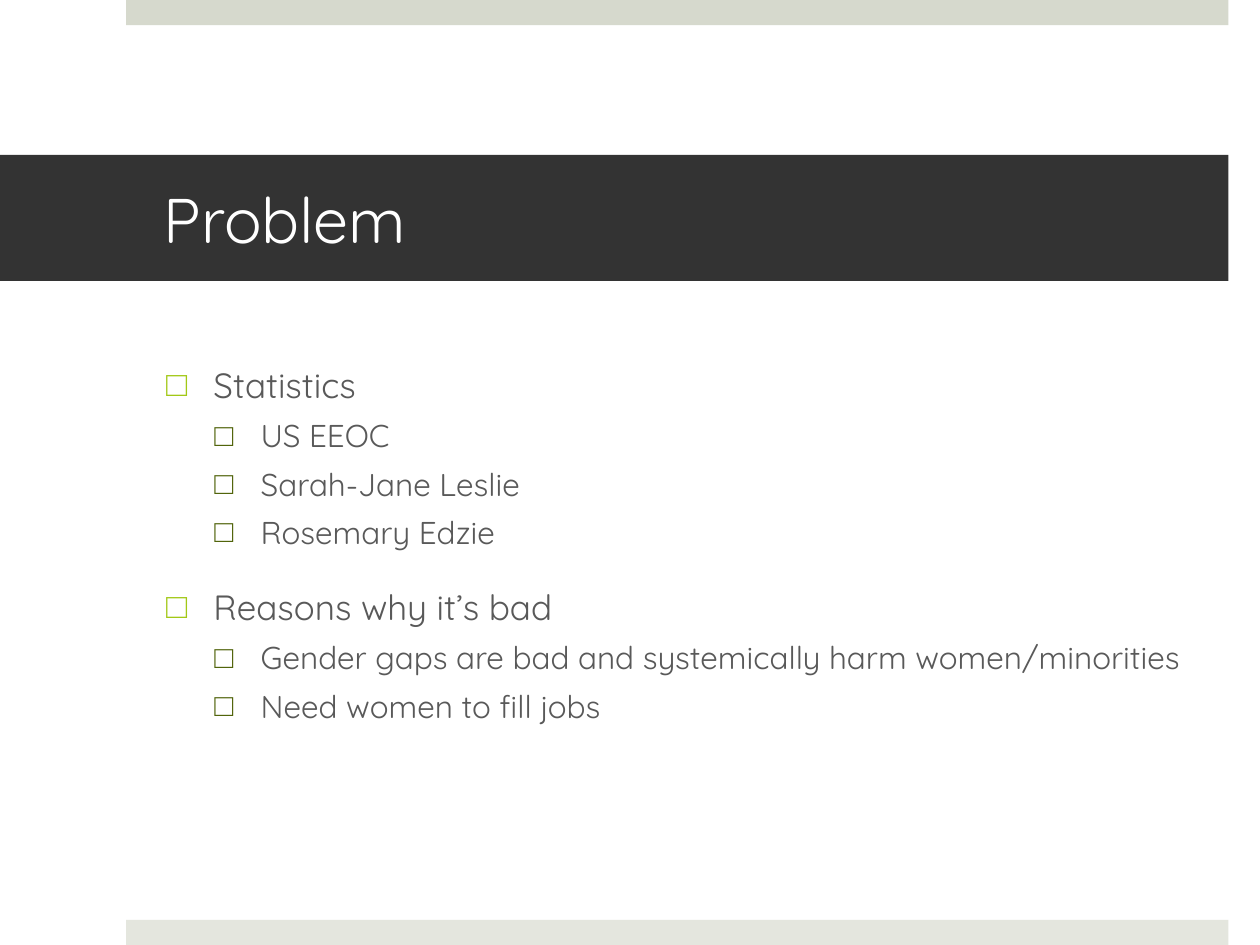
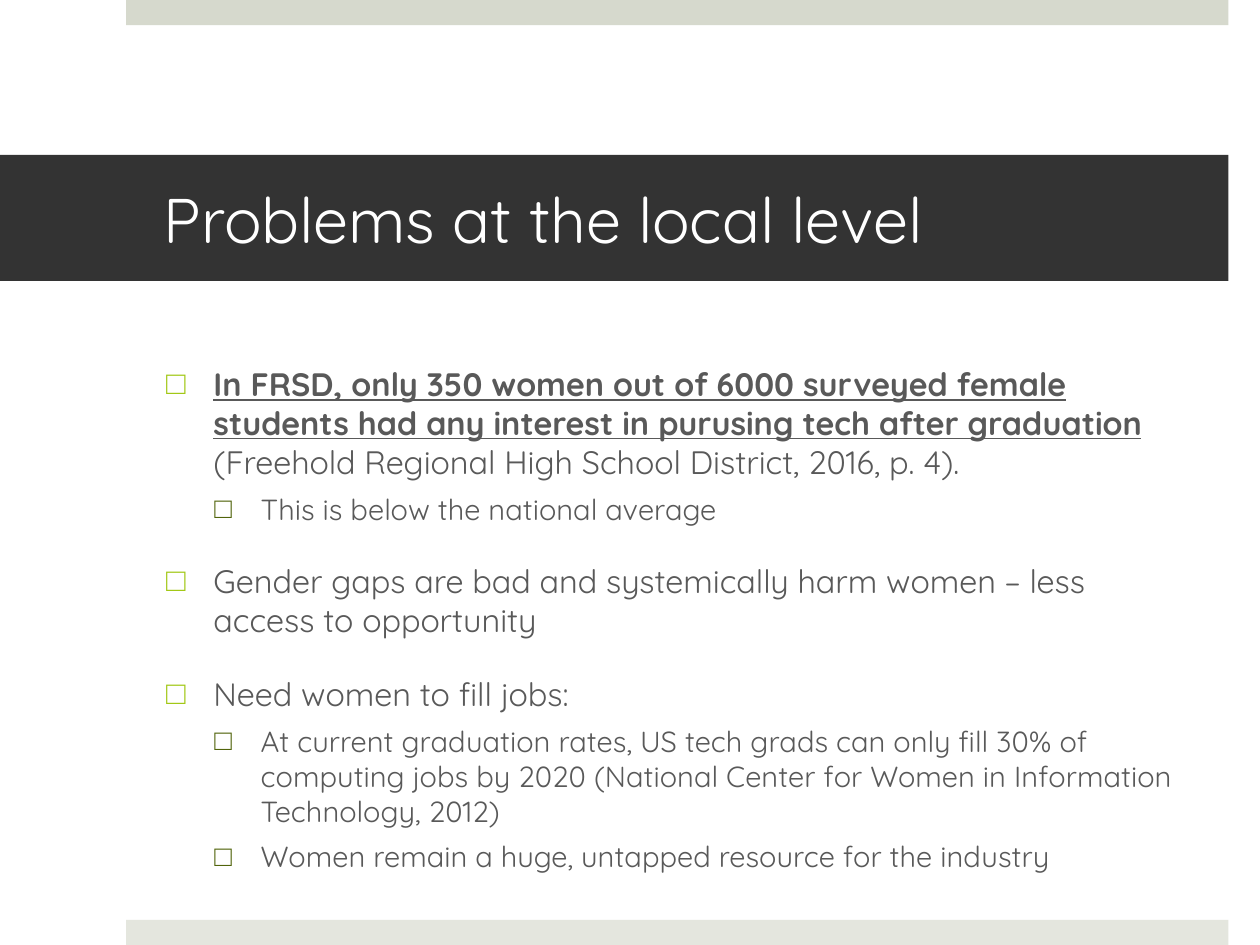
Before and after one commit to NaeemH/WomenInCS, a slide deck: slide 4 of Peer Review/NH_Peer_Review_Assignment_4.pptx (slide 2 before the commit). Drawn at 1260x945 pixels with LibreOffice and Linux fonts; fonts in the diff are those of the drawing. Boxes give left, top, right and bottom in pixels: in the first picture for what was removed or moved away, otherwise in the second. Text is boxed around its words. In the diff, an @@ line names an element or a change of style, - is before the commit and + after.

```diff
--- a/Peer Review/NH_Peer_Review_Assignment_4.pptx
+++ b/Peer Review/NH_Peer_Review_Assignment_4.pptx
@@ title at [164,196,923,244]: text changed @@
-Problem
+Problems at the local level
@@ text at [213,372,1171,873]: text changed; size 18 to 18.5 pt @@
-□ Statistics
-  □ US EEOC
-  □ Sarah-Jane Leslie
-  □ Rosemary Edzie
-□ Reasons why it’s bad
-  □ Gender gaps are bad and systemically harm women/minorities
-  □ Need women to fill jobs
+□ In FRSD, only 350 women out of 6000 surveyed female students had any interest in purusing tech after graduation (Freehold Regional High School District, 2016, p. 4).
+  □ This is below the national average
+□ Gender gaps are bad and systemically harm women – less access to opportunity
+□ Need women to fill jobs:
+  □ At current graduation rates, US tech grads can only fill 30% of computing jobs by 2020 (National Center for Women in Information Technology, 2012)
+  □ Women remain a huge, untapped resource for the industry
```
Also in this commit, not shown: 11 other slides changed, 2 slides added, 3 other files.
